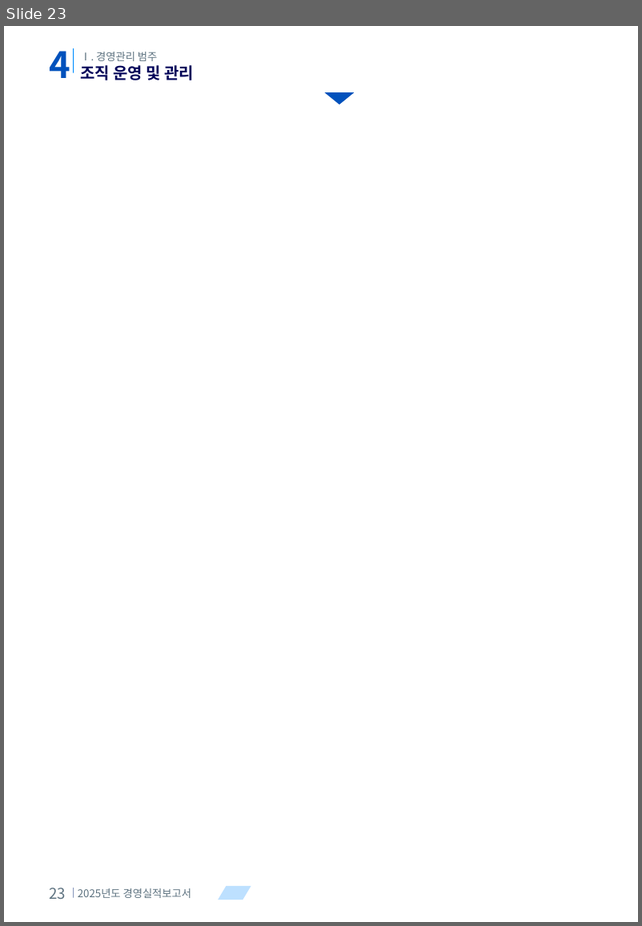
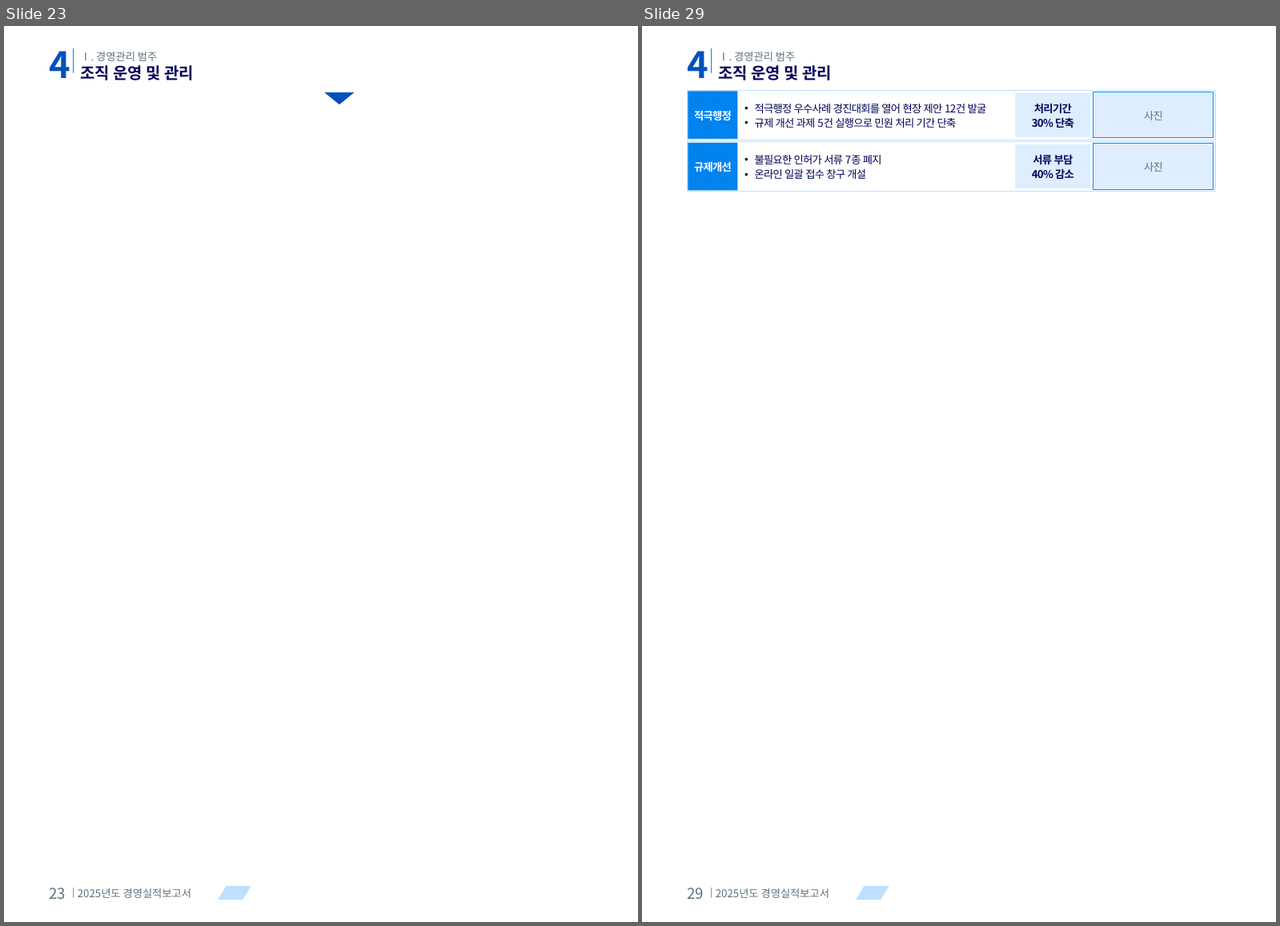
Before and after one commit to khjlsi-creator/claude, a slide deck: korad-경영평가-ppt/KORAD_경영평가_레이아웃_템플릿_A4세로.pptx. Shown side by side, each under a label of ours: slide 23 before the commit, slides 23 and 29 after it; the slides between them are not shown. The pictures are 642x926 and 1280x926 pixels, drawn with LibreOffice and Linux fonts; fonts in the diff are those of the drawing. Boxes give left, top, right and bottom in pixels: in the first picture for what was removed or moved away, otherwise in the second. Text is boxed around its words. In the diff, an @@ line names an element or a change of style, - is before the commit and + after.

```diff
--- a/korad-경영평가-ppt/KORAD_경영평가_레이아웃_템플릿_A4세로.pptx
+++ b/korad-경영평가-ppt/KORAD_경영평가_레이아웃_템플릿_A4세로.pptx
@@ slide 29 added at (642, 26, 1276, 922), background #FFFFFF; not listed: 3 template elements that a slide beside it also shows @@
@@ text added at (687, 51, 708, 78), 34 pt, text #0051BC, bold @@
+4
@@ text added at (718, 52, 795, 61), 10 pt, text #5D7280 @@
+Ⅰ. 경영관리 범주
@@ text added at (718, 65, 832, 80), 15 pt, text #000359, bold @@
+조직 운영 및 관리
@@ rectangle added at (688, 90, 1215, 140), fill #FFFFFF, outline #BDE0FF 0.75 pt @@
@@ rectangle added at (688, 91, 738, 139), fill pattern #0990FF on #0080EA @@
@@ rectangle added at (1015, 92, 1090, 137), fill #DEEEFF @@
@@ rectangle added at (1092, 92, 1212, 138), fill #DEEEFF, outline #008EFF 0.75 pt @@
@@ text added at (694, 111, 732, 120), 10 pt, text #FFFFFF, bold @@
+적극행정
@@ text added at (755, 104, 987, 128), 10 pt, text #000359 @@
+• 적극행정 우수사례 경진대회를 열어 현장 제안 12건 발굴
+• 규제 개선 과제 5건 실행으로 민원 처리 기간 단축
@@ text added at (1032, 104, 1074, 128), 10 pt, text #000359, bold @@
+처리기간
+30% 단축
@@ text added at (1144, 111, 1163, 120), 10 pt, text #5D7280 @@
+사진
@@ rectangle added at (688, 142, 1215, 192), fill #FFFFFF, outline #BDE0FF 0.75 pt @@
@@ rectangle added at (688, 143, 738, 190), fill pattern #0990FF on #0080EA @@
@@ rectangle added at (1015, 144, 1090, 189), fill #DEEEFF @@
@@ rectangle added at (1092, 144, 1212, 189), fill #DEEEFF, outline #008EFF 0.75 pt @@
@@ text added at (694, 162, 732, 172), 10 pt, text #FFFFFF, bold @@
+규제개선
@@ text added at (755, 155, 882, 179), 10 pt, text #000359 @@
+• 불필요한 인허가 서류 7종 폐지
+• 온라인 일괄 접수 창구 개설
@@ text added at (1032, 155, 1074, 179), 10 pt, text #000359, bold @@
+서류 부담
+40% 감소
@@ text added at (1144, 162, 1163, 172), 10 pt, text #5D7280 @@
+사진
@@ text added at (687, 888, 704, 899), 14 pt, text #5D7280 @@
+29
@@ text added at (716, 888, 829, 898), 10 pt, text #5D7280 @@
+2025년도 경영실적보고서
```
Also in this commit, not shown: 12 other slides added, 6 other files.
